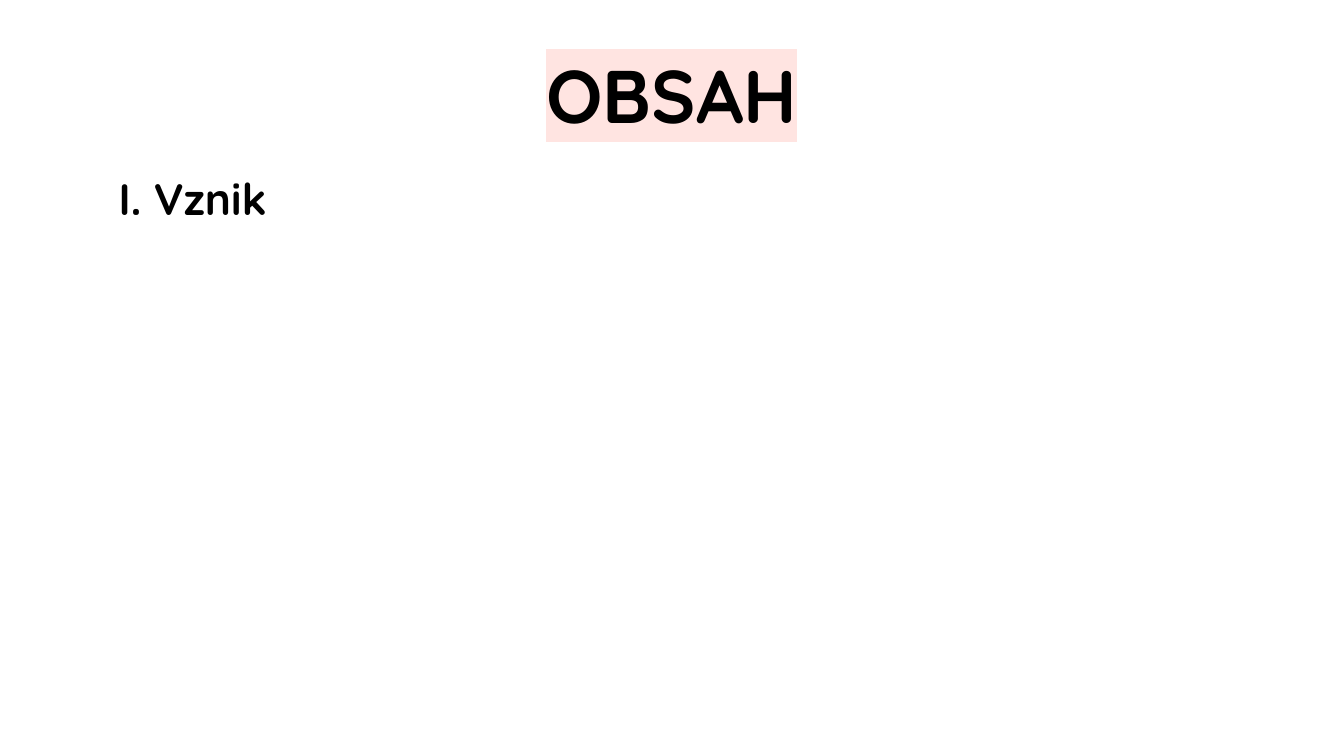
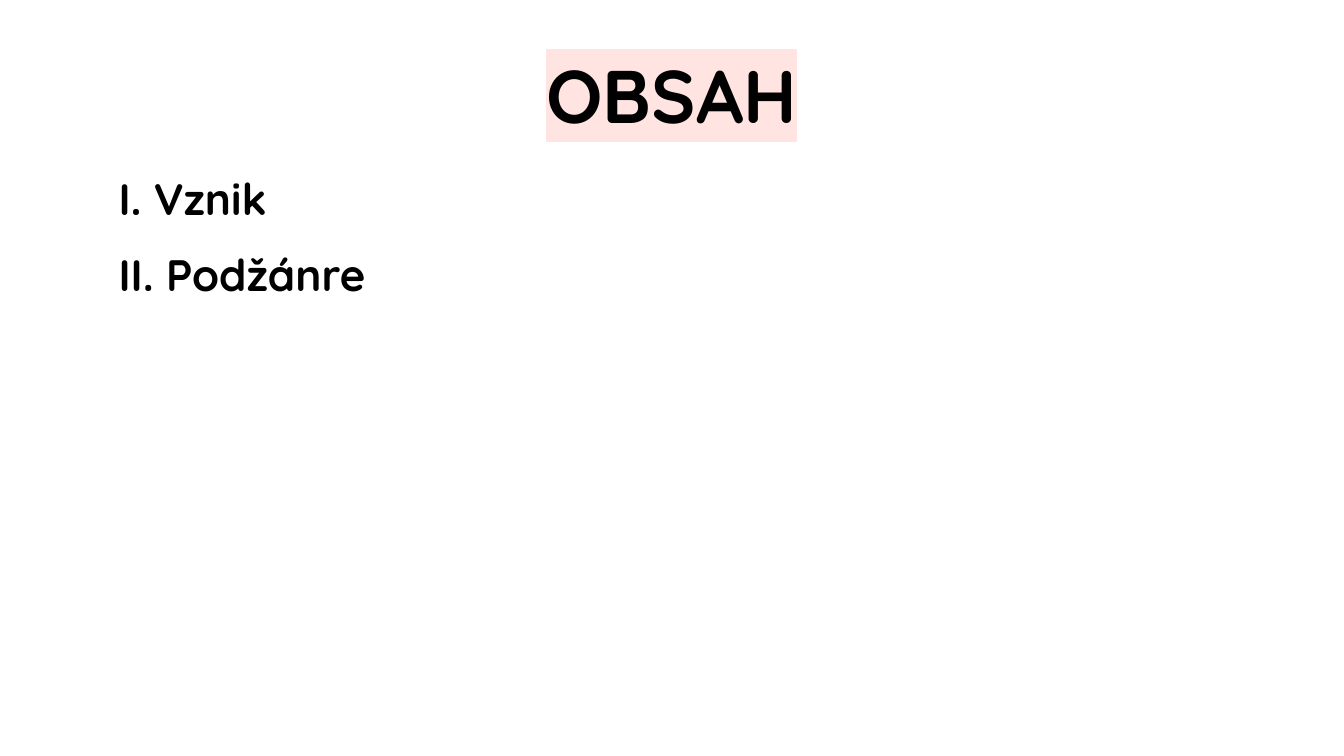
Before and after one commit to jenca-adam/skolskeveci, a slide deck: slide 3 of hudobna/sucasna-vazna-hudba/prezentazia.odp. Drawn at 1344x756 pixels with LibreOffice and Linux fonts; fonts in the diff are those of the drawing. Boxes give left, top, right and bottom in pixels: in the first picture for what was removed or moved away, otherwise in the second. Text is boxed around its words. In the diff, an @@ line names an element or a change of style, - is before the commit and + after.

```diff
--- a/hudobna/sucasna-vazna-hudba/prezentazia.odp
+++ b/hudobna/sucasna-vazna-hudba/prezentazia.odp
@@ text at (119,257,365,292): paragraph added @@
+II. Podžánre
```
Also in this commit, not shown: 2 other slides changed, 11 slides added, 13 other files.
